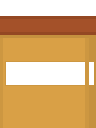
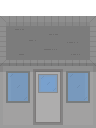
Before/after of a 96×128 layered artwork. What changed in the layer stack:
renamed "Camada 4" to "Cabin", showed it, painted on it over left=0, top=16, right=96, bottom=128
renamed "Camada 1" to "Glass", opacity 100% → 70%, painted on it over left=0, top=16, right=96, bottom=128
added group "Door" (1st of 2) with 2 layers above "Background" over left=36, top=72, right=60, bottom=122
added layer "Door" (2nd of 2, in "Door") in group "Door" over left=36, top=72, right=60, bottom=122
added layer "GlassDoor" (70%) in group "Door" over left=39, top=75, right=57, bottom=92
added group "Background" (1st of 2) with 4 layers over left=8, top=72, right=88, bottom=122
added group "BackgroundDoor" (1st of 2, in "Background") with 2 layers in group "Background" over left=38, top=74, right=58, bottom=110
added layer "BackgroundDoorGlass" (70%) in group "BackgroundDoor" over left=41, top=77, right=55, bottom=91
added layer "BackgroundDoor" (2nd of 2, in "Background" › "BackgroundDoor") in group "BackgroundDoor" over left=38, top=74, right=58, bottom=110
added layer "Background" (2nd of 2, in "Background") in group "Background" over left=8, top=72, right=88, bottom=122
